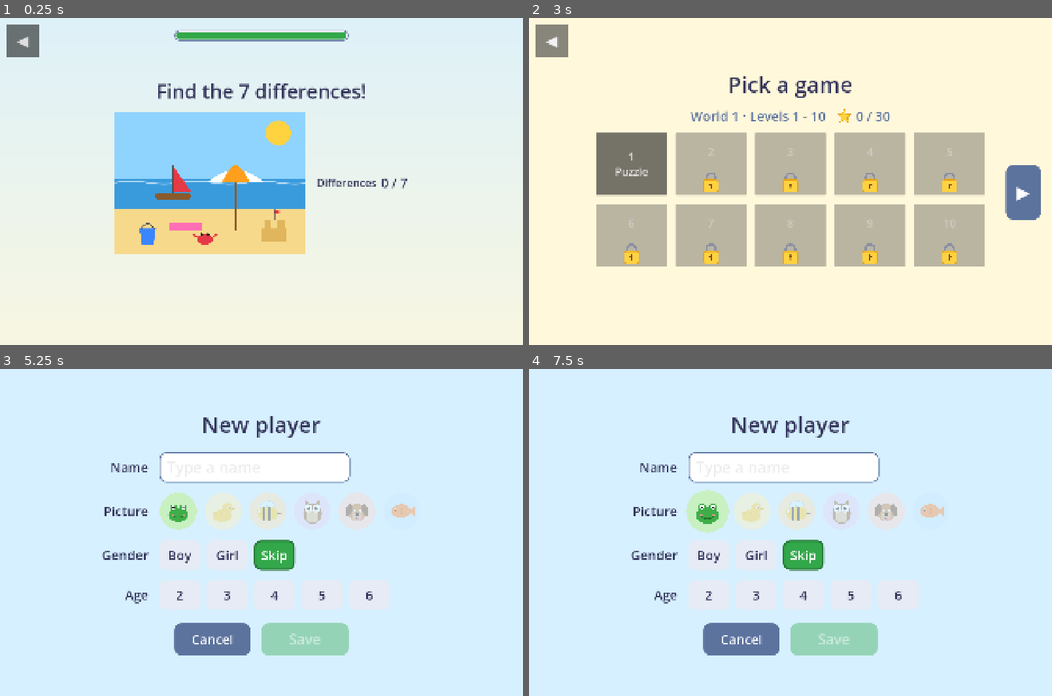
Above: before the commit, frames 1-4 (two rows, left to right).
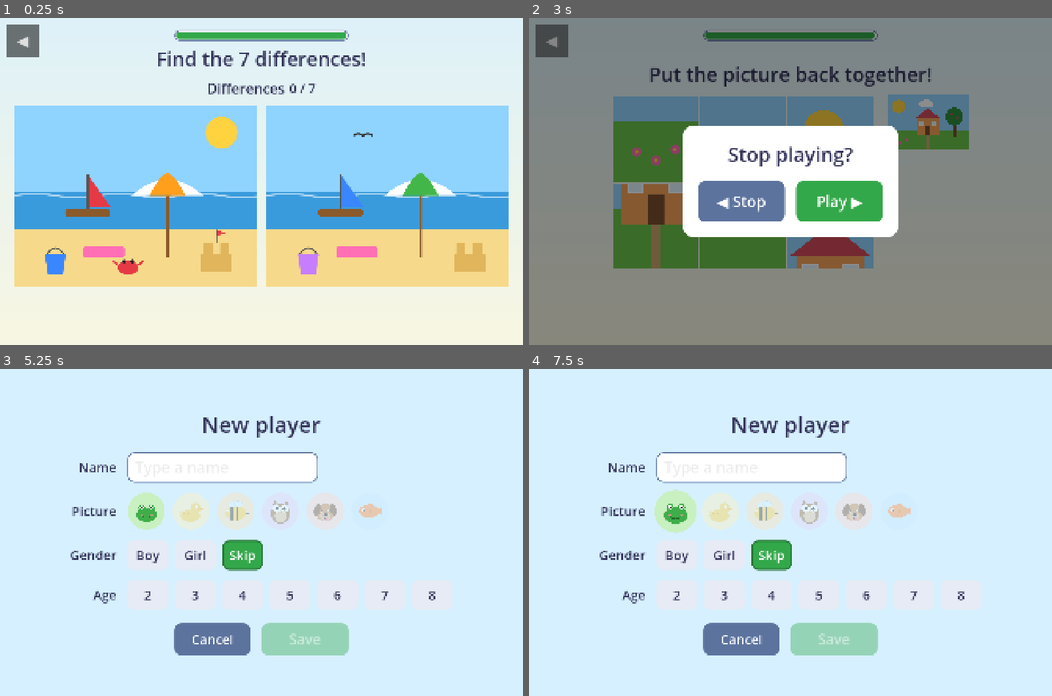
Above: after the commit, the same moments.

Repository: Joshua5689/kidzpuzzleapp
Game: Godot game, scene res://Scenes/Levels/Level29_BeachDifferences.tscn
Same seed, same stepped clock (60 frames per second), same inputs: the game is played once before the commit and once after it. This scene is started directly instead of the project's main scene.
Inputs (mouse positions are in pixels of both pictures, inside the frame that each line leads up to; where the layout moved, square brackets give the same spot in the first picture):
- Up to frame 1 (0.25 s): no input
- Up to frame 2 (3 s): click "◀" at 0.5 s; click (743, 201) at 1.25 s, where only the run after the commit has a clickable "◀ Stop"; click "1 Puzzle" at 2 s; click "◀" at 2.75 s
- Up to frame 3 (5.25 s): click (214, 552) at 3.5 s, where only the run after the commit has a clickable "◀ Stop"; click "◀" at 4.25 s; click (261, 558) at 5 s
- Up to frame 4 (7.5 s): click "Skip" at 5.75 s; click "Skip" at 6.5 s; click (675, 512) [706, 512] at 7.25 s

The runs differ from the first frame. In frame 1, 44% of the frame differs, in the area x 2-98%, y 10-83%; in frame 2, 100%, in the area x 0-100%, y 0-100%; in frame 3, 6.8%; in frame 4, 7.0%.

Commit message:
Kid-review fixes: gentler stars, 20-star world gate, Level 29, Android back
- Level 29: add the missing second beach picture (and fix its generator)
- Stars: default 3 stars <= 2 mistakes, 2 stars <= 5; hunt levels count
  every 3rd miss; memory only counts pairs the child had already seen
- Next world opens at 20 of 30 stars; low-star levels wobble and the page
  and score card say how many stars are missing
- Android back steps back a screen instead of quitting; in-level Back asks
  "Stop playing?" and pauses the timer
- Hunt/difference pictures scale up to fill the screen
- Level Select page remembered per player; hidden unlock shortcut removed
- Profiles take ages 2-8

Co-Authored-By: Claude Opus 5.5 <noreply@anthropic.com>

Diff:
--- a/Scenes/Levels/Level23_BigMemory.tscn
+++ b/Scenes/Levels/Level23_BigMemory.tscn
@@ -14,6 +14,4 @@
 card_faces = Array[Texture2D]([ExtResource("r2"), ExtResource("r3"), ExtResource("r4"), ExtResource("r5"), ExtResource("r6"), ExtResource("r7")])
 columns = 6
 card_size = Vector2(200, 240)
-three_star_max_mistakes = 6
-two_star_max_mistakes = 12
 time_limit = 120.0
--- a/Scenes/Levels/Level29_BeachDifferences.tscn
+++ b/Scenes/Levels/Level29_BeachDifferences.tscn
@@ -3,6 +3,7 @@
 [ext_resource type="PackedScene" path="res://Scenes/Mechanics/HiddenObjectHunt/HiddenObjectHuntLevel.tscn" id="1_base"]
 [ext_resource type="Script" path="res://Scenes/Mechanics/HiddenObjectHunt/Hotspot.gd" id="r2"]
 [ext_resource type="Texture2D" path="res://Assets/Images/World3/BeachA.svg" id="r3"]
+[ext_resource type="Texture2D" path="res://Assets/Images/World3/BeachB.svg" id="r4"]
 
 [node name="Level29_BeachDifferences" instance=ExtResource("1_base")]
 level_number = 29
@@ -12,6 +13,9 @@
 [node name="SceneImage" parent="Layout/PlayArea/Pictures" index="0"]
 custom_minimum_size = Vector2(700, 525)
 texture = ExtResource("r3")
+
+[node name="CompareImage" parent="Layout/PlayArea/Pictures" index="1"]
+texture = ExtResource("r4")
 
 [node name="Sun" type="ReferenceRect" parent="Layout/PlayArea/Pictures/SceneImage/Hotspots"]
 layout_mode = 0
--- a/Scenes/Levels/Level33_HugeMemory.tscn
+++ b/Scenes/Levels/Level33_HugeMemory.tscn
@@ -16,6 +16,6 @@
 card_faces = Array[Texture2D]([ExtResource("r2"), ExtResource("r3"), ExtResource("r4"), ExtResource("r5"), ExtResource("r6"), ExtResource("r7"), ExtResource("r8"), ExtResource("r9")])
 columns = 8
 card_size = Vector2(180, 215)
-three_star_max_mistakes = 8
-two_star_max_mistakes = 16
+three_star_max_mistakes = 4
+two_star_max_mistakes = 9
 time_limit = 150.0
--- a/Scenes/Mechanics/ConnectDots/ConnectDotsLevel.tscn
+++ b/Scenes/Mechanics/ConnectDots/ConnectDotsLevel.tscn
@@ -17,8 +17,8 @@
 grow_horizontal = 2
 grow_vertical = 2
 script = ExtResource("1_script")
-three_star_max_mistakes = 1
-two_star_max_mistakes = 4
+three_star_max_mistakes = 2
+two_star_max_mistakes = 5
 
 [node name="Background" type="TextureRect" parent="."]
 layout_mode = 1
--- a/Scenes/Mechanics/HiddenObjectHunt/HiddenObjectHuntLevel.gd
+++ b/Scenes/Mechanics/HiddenObjectHunt/HiddenObjectHuntLevel.gd
@@ -3,10 +3,17 @@
 ## Level scenes set the texture/size on SceneImage and add Hotspot nodes under
 ## SceneImage/Hotspots. Give CompareImage a texture to make it a spot-the-
 ## difference level: both pictures show side by side (same size) and a tap
-## on either one counts.
+## on either one counts. Pictures are scaled up at runtime to fill the
+## screen; hotspots are placed in the picture's own (custom_minimum_size)
+## coordinates and scaled with it.
 
 ## Extra forgiveness around each hotspot for small fingers.
 @export var touch_padding: float = 24.0
+## Taps that miss everything are normal exploring for small children, so
+## only every Nth miss counts as a mistake.
+@export var misses_per_mistake: int = 3
+## Never scale pictures up more than this.
+@export var max_picture_scale: float = 1.6
 ## Seconds without a find before a hint pulses over a hidden item. 0 = off.
 @export var hint_delay: float = 20.0
 @export var marker_color: Color = Color(0.95, 0.3, 0.2)
@@ -22,6 +29,7 @@
 ## category -> {"total": int, "found": int, "label": Label, "icon": Texture2D}
 var _categories: Dictionary = {}
 var _hint_timer: Timer
+var _misses := 0
 
 
 func _ready() -> void:
@@ -38,6 +46,7 @@
 		return
 
 	_build_targets_bar()
+	_fit_pictures()
 	scene_image.gui_input.connect(_on_picture_input.bind(scene_image))
 	compare_image.gui_input.connect(_on_picture_input.bind(compare_image))
 
@@ -47,6 +56,42 @@
 		_hint_timer.timeout.connect(_show_hint)
 		add_child(_hint_timer)
 		_hint_timer.start()
+
+
+## Makes the pictures as big as the screen allows. In spot-the-difference the
+## checklist moves above the pictures so two pictures get the full width.
+## Keeps the content clear of the timer bar at the top.
+func _fit_pictures() -> void:
+	var base_size := scene_image.custom_minimum_size
+	if base_size.x <= 0.0 or base_size.y <= 0.0:
+		return
+	var screen := get_viewport_rect().size
+	var layout: VBoxContainer = $Layout
+	var play_area: HBoxContainer = $Layout/PlayArea
+	var gap := float(layout.get_theme_constant("separation"))
+	var line := prompt_label.get_theme_font("font").get_height(prompt_label.get_theme_font_size("font_size"))
+	# Layout is centred vertically; leave ~100px clear at top (timer bar).
+	var height := screen.y - 200.0 - line - feedback_label.custom_minimum_size.y - 2.0 * gap
+	var width := screen.x - layout.offset_left + layout.offset_right
+	if compare_image.visible:
+		play_area.remove_child(targets_bar)
+		layout.add_child(targets_bar)
+		layout.move_child(targets_bar, prompt_label.get_index() + 1)
+		for row in targets_bar.get_children():
+			row.alignment = BoxContainer.ALIGNMENT_CENTER
+		height -= targets_bar.get_combined_minimum_size().y + gap
+		var pictures: HBoxContainer = $Layout/PlayArea/Pictures
+		width = (width - float(pictures.get_theme_constant("separation"))) / 2.0
+	else:
+		width -= maxf(targets_bar.custom_minimum_size.x, targets_bar.get_combined_minimum_size().x) 			+ float(play_area.get_theme_constant("separation"))
+	var k := minf(minf(width / base_size.x, height / base_size.y), max_picture_scale)
+	if k <= 1.0:
+		return
+	scene_image.custom_minimum_size = (base_size * k).floor()
+	compare_image.custom_minimum_size = scene_image.custom_minimum_size
+	for spot in _hotspots:
+		spot.position *= k
+		spot.size *= k
 
 
 func _build_targets_bar() -> void:
@@ -68,7 +113,7 @@
 			icon.stretch_mode = TextureRect.STRETCH_KEEP_ASPECT_CENTERED
 			row.add_child(icon)
 		else:
-			row.add_child(_make_label(category, 40))
+			row.add_child(_make_label(category, 52))
 		var count_label := _make_label("", 48)
 		row.add_child(count_label)
 		entry["label"] = count_label
@@ -158,9 +203,11 @@
 	tween.tween_property(ripple, "scale", Vector2(1.6, 1.6), 0.4)
 	tween.tween_property(ripple, "modulate:a", 0.0, 0.4)
 	tween.chain().tween_callback(ripple.queue_free)
-	# Misses cost stars but get a soft tap, not the "wrong" sound: random
-	# exploring taps are normal here.
-	record_mistake()
+	# A soft tap, not the "wrong" sound: random exploring taps are normal
+	# here, so only every few misses cost anything.
+	_misses += 1
+	if _misses % maxi(1, misses_per_mistake) == 0:
+		record_mistake()
 	play_sound(tap_sound)
 
 
--- a/Scenes/Mechanics/MemoryMatch/MemoryMatchLevel.gd
+++ b/Scenes/Mechanics/MemoryMatch/MemoryMatchLevel.gd
@@ -1,8 +1,9 @@
 extends MechanicLevel
 ## MemoryMatch mechanic: cards lie face down; tap two to flip them. A matching
 ## pair stays face up, otherwise both flip back. Every face in `card_faces`
-## appears twice, shuffled. Mismatches cost stars (quietly — forgetting is
-## part of the game).
+## appears twice, shuffled. A mismatch only costs a star (quietly) when the
+## child had already seen where the first card's partner was: turning cards
+## over to find out what's there is the game, not a mistake.
 
 @export var card_faces: Array[Texture2D] = []
 @export var columns: int = 4
@@ -17,6 +18,8 @@
 var _face_up: Array[Button] = []
 var _matched := 0
 var _busy := false
+## Cards that have been face up at least once.
+var _seen := {}
 
 
 func _ready() -> void:
@@ -81,7 +84,11 @@
 	_flip(card, true)
 	_face_up.append(card)
 	if _face_up.size() < 2:
+		# Remember now whether this card's partner was already known.
+		card.set_meta("partner_known", _cards.any(func(c): return c != card and _seen.has(c) and c.get_meta("face") == card.get_meta("face")))
+		_seen[card] = true
 		return
+	_seen[card] = true
 
 	var first := _face_up[0]
 	var second := _face_up[1]
@@ -100,7 +107,8 @@
 			else:
 				play_sound(correct_sound))
 	else:
-		record_mistake()
+		if first.get_meta("partner_known", false):
+			record_mistake()
 		_busy = true
 		var tween := create_tween()
 		tween.tween_interval(mismatch_delay)
--- a/Scenes/Mechanics/PictureSudoku/PictureSudokuLevel.tscn
+++ b/Scenes/Mechanics/PictureSudoku/PictureSudokuLevel.tscn
@@ -17,8 +17,8 @@
 grow_horizontal = 2
 grow_vertical = 2
 script = ExtResource("1_script")
-three_star_max_mistakes = 1
-two_star_max_mistakes = 4
+three_star_max_mistakes = 2
+two_star_max_mistakes = 5
 
 [node name="Background" type="TextureRect" parent="."]
 layout_mode = 1
--- a/Scenes/Mechanics/SequenceMemory/SequenceMemoryLevel.tscn
+++ b/Scenes/Mechanics/SequenceMemory/SequenceMemoryLevel.tscn
@@ -17,8 +17,8 @@
 grow_horizontal = 2
 grow_vertical = 2
 script = ExtResource("1_script")
-three_star_max_mistakes = 0
-two_star_max_mistakes = 2
+three_star_max_mistakes = 1
+two_star_max_mistakes = 4
 
 [node name="Background" type="TextureRect" parent="."]
 layout_mode = 1
--- a/Scenes/UI/LevelSelect.gd
+++ b/Scenes/UI/LevelSelect.gd
@@ -1,16 +1,17 @@
 extends Control
 ## One page per world (GameManager.WORLD_SIZE levels): a button per level with
 ## its best stars, the world's star total, and — for a locked world — how many
-## stars are still needed to open it.
+## stars are still needed to open it. When a world is finished but the next
+## one is still locked, levels without 3 stars wobble to say "play me again".
 
 const STAR_TEXTURE: Texture2D = preload("res://Assets/Images/UI/Star.svg")
 const LOCK_TEXTURE: Texture2D = preload("res://Assets/Images/UI/Lock.svg")
 const MISSED_STAR_COLOR := Color(0.3, 0.3, 0.35, 0.35)
-## Holding the title this long toggles "open everything" for this session.
-const TESTING_UNLOCK_HOLD := 3.0
 
-## Remembered while the app runs, so coming back from a level keeps the page.
+## Remembered while the app runs, so coming back from a level keeps the page
+## (but only for the same player: a new player starts where they are).
 static var _page := -1
+static var _page_player := ""
 
 @onready var title_label: Label = $Layout/TitleLabel
 @onready var page_label: Label = $Layout/WorldRow/PageLabel
@@ -21,8 +22,6 @@
 @onready var prev_page_button: Button = $PrevPageButton
 @onready var next_page_button: Button = $NextPageButton
 
-var _hold_timer: SceneTreeTimer
-
 
 func _ready() -> void:
 	back_button.pressed.connect(GameManager.go_to_main_menu)
@@ -30,11 +29,9 @@
 	UiStyle.style_button(next_page_button, UiStyle.MUTED_COLOR, 64)
 	prev_page_button.pressed.connect(func(): show_page(_page - 1))
 	next_page_button.pressed.connect(func(): show_page(_page + 1))
-	title_label.gui_input.connect(_on_title_input)
-	if GameManager.unlock_all_this_session:
-		title_label.text = "All levels open (testing)"
-	if _page < 0:
+	if _page < 0 or _page_player != ProfileManager.current_id:
 		_page = GameManager.world_of(_first_playable_unfinished_level())
+		_page_player = ProfileManager.current_id
 	show_page(_page)
 
 
@@ -50,13 +47,41 @@
 
 	page_label.text = "World %d · Levels %d - %d  " % [_page + 1, first, last]
 	stars_label.text = "%d / %d" % [GameManager.world_stars(_page), (last - first + 1) * 3]
-	if GameManager.is_world_open(_page):
+	if not GameManager.is_world_open(_page):
+		locked_label.text = "Win %d more stars in World %d to open World %d!" % [
+			GameManager.STARS_TO_OPEN_NEXT_WORLD - GameManager.world_stars(_page - 1), _page, _page + 1]
+	elif needs_more_stars(_page):
+		locked_label.text = "Play the wobbly games again to win %d more stars and open World %d!" % [
+			GameManager.STARS_TO_OPEN_NEXT_WORLD - GameManager.world_stars(_page), _page + 2]
+		for n in range(first, last + 1):
+			if GameManager.stars_for(n) < 3:
+				_wobble(levels_grid.get_node("Level%02dButton" % n))
+	else:
 		locked_label.text = ""
-	else:
-		locked_label.text = "Collect %d stars in World %d to open World %d. You have %d." % [
-			GameManager.STARS_TO_OPEN_NEXT_WORLD, _page, _page + 1, GameManager.world_stars(_page - 1)]
 	prev_page_button.visible = _page > 0
 	next_page_button.visible = _page < GameManager.world_count() - 1
+
+
+## True when every level of an open world is done but there aren't enough
+## stars yet to open the next world.
+func needs_more_stars(world: int) -> bool:
+	if world + 1 >= GameManager.world_count() or GameManager.is_world_open(world + 1):
+		return false
+	var first := world * GameManager.WORLD_SIZE + 1
+	for n in range(first, mini(first + GameManager.WORLD_SIZE, GameManager.level_count() + 1)):
+		if not GameManager.is_completed(n):
+			return false
+	return true
+
+
+## Gentle side-to-side rock, repeating, with a pause so it reads as a nudge.
+func _wobble(button: Control) -> void:
+	button.set_meta("wobble", true)
+	button.resized.connect(func(): button.pivot_offset = button.size / 2.0)
+	var tween := button.create_tween().set_loops()
+	tween.tween_interval(0.6)
+	for angle in [-0.06, 0.06, -0.04, 0.04, 0.0]:
+		tween.tween_property(button, "rotation", angle, 0.09)
 
 
 ## The first unlocked level not finished yet, so the screen opens where the
@@ -121,24 +146,3 @@
 			star.modulate = MISSED_STAR_COLOR
 		row.add_child(star)
 	return row
-
-
-## Testing shortcut for grown-ups: hold the title to open every level until
-## the app is closed. Children are unlikely to find it; nothing is saved.
-func _on_title_input(event: InputEvent) -> void:
-	if not (event is InputEventMouseButton and event.button_index == MOUSE_BUTTON_LEFT):
-		return
-	if event.pressed:
-		_hold_timer = get_tree().create_timer(TESTING_UNLOCK_HOLD)
-		_hold_timer.timeout.connect(_toggle_testing_unlock.bind(_hold_timer))
-	else:
-		_hold_timer = null
-
-
-func _toggle_testing_unlock(timer: SceneTreeTimer) -> void:
-	if timer != _hold_timer:
-		return
-	GameManager.unlock_all_this_session = not GameManager.unlock_all_this_session
-	title_label.text = "All levels open (testing)" if GameManager.unlock_all_this_session else "Pick a game"
-	MusicPlayer.play_ui_sound()
-	show_page(_page)
--- a/Scenes/UI/ScoreCard.gd
+++ b/Scenes/UI/ScoreCard.gd
@@ -64,20 +64,26 @@
 			.set_trans(Tween.TRANS_BACK).set_ease(Tween.EASE_OUT)
 
 
-## After the last level of a world: if the next world is still locked, say how
-## many stars are needed and hide Next (there's nowhere to go yet).
+## Once every level of the world is done but the next world is still locked
+## (also when replaying for more stars), say how many stars are missing. After
+## the world's last level Next is hidden too: there's nowhere to go yet.
 func _explain_locked_next_world(level_number: int) -> void:
-	var next := level_number + 1
-	if level_number <= 0 or not GameManager.level_exists(next) or GameManager.is_unlocked(next):
-		return
-	if GameManager.world_of(next) == GameManager.world_of(level_number):
+	if level_number <= 0:
 		return
 	var world := GameManager.world_of(level_number)
+	if world + 1 >= GameManager.world_count() or GameManager.is_world_open(world + 1):
+		return
+	var first := world * GameManager.WORLD_SIZE + 1
+	for n in range(first, first + GameManager.WORLD_SIZE):
+		if GameManager.level_exists(n) and not GameManager.is_completed(n):
+			return
 	var missing := GameManager.STARS_TO_OPEN_NEXT_WORLD - GameManager.world_stars(world)
 	hint_label.text = "Get %d more %s in World %d to open World %d!" % [
 		missing, "star" if missing == 1 else "stars", world + 1, world + 2]
 	hint_label.visible = true
-	next_button.visible = false
+	var next := level_number + 1
+	if not GameManager.level_exists(next) or not GameManager.is_unlocked(next):
+		next_button.visible = false
 
 
 func _on_next_pressed() -> void:
--- a/Scripts/Autoload/GameManager.gd
+++ b/Scripts/Autoload/GameManager.gd
@@ -68,13 +68,14 @@
 ## unlock one after another; the next world opens once the player has at
 ## least STARS_TO_OPEN_NEXT_WORLD stars from the world before it.
 const WORLD_SIZE := 10
-const STARS_TO_OPEN_NEXT_WORLD := 25
+## 20 of 30 is two stars a level on average: reachable for a 5-year-old.
+const STARS_TO_OPEN_NEXT_WORLD := 20
 
 ## Development switch: true opens every level regardless of the rules above.
 const UNLOCK_ALL_LEVELS := false
 
-## Session-only override for testing on a device (see LevelSelect: hold the
-## title for 3 seconds). Never saved.
+## Session-only override for test scripts. There is deliberately no way to
+## turn it on from inside the app. Never saved.
 var unlock_all_this_session := false
 
 signal level_completed(level_number: int, stars: int)
@@ -87,6 +88,31 @@
 func _ready() -> void:
 	ProfileManager.profile_changed.connect(_load_progress)
 	_load_progress()
+
+
+## Android back gesture/button (project setting quit_on_go_back is off, so
+## the app no longer closes by accident): step back one screen instead.
+func _notification(what: int) -> void:
+	if what == NOTIFICATION_WM_GO_BACK_REQUEST:
+		# Deferred: the notification arrives while the tree is busy.
+		go_back.call_deferred()
+
+
+func go_back() -> void:
+	var scene := get_tree().current_scene
+	if scene == null:
+		return
+	if scene.has_method("go_back"):
+		scene.go_back()
+		return
+	match scene.scene_file_path:
+		LEVEL_SELECT_SCENE, CELEBRATION_SCENE:
+			go_to_main_menu()
+		MAIN_MENU_SCENE, PROFILE_EDIT_SCENE:
+			go_to_profile_select()
+		_:
+			# First screens (splash, "Who's playing?"): leave the app.
+			get_tree().quit()
 
 
 func level_count() -> int:
--- a/Scripts/Autoload/ProfileManager.gd
+++ b/Scripts/Autoload/ProfileManager.gd
@@ -10,7 +10,7 @@
 const MAX_PROFILES := 6
 const MAX_NAME_LENGTH := 12
 const MIN_AGE := 2
-const MAX_AGE := 6
+const MAX_AGE := 8
 
 ## Avatar id -> picture shown on the profile card.
 const AVATARS := {
--- a/Scripts/MechanicLevel.gd
+++ b/Scripts/MechanicLevel.gd
@@ -27,10 +27,11 @@
 @export var success_sound: AudioStream
 @export var tap_sound: AudioStream
 @export_group("Stars")
-## Up to this many mistakes still earns 3 stars.
-@export var three_star_max_mistakes: int = 0
+## Up to this many mistakes still earns 3 stars. Kept forgiving: young
+## children explore by tapping, and one slip shouldn't cost a star.
+@export var three_star_max_mistakes: int = 2
 ## Up to this many mistakes earns 2 stars; more earns 1.
-@export var two_star_max_mistakes: int = 2
+@export var two_star_max_mistakes: int = 5
 @export_group("Timer")
 ## Seconds to finish for full stars; 0 = no timer. When time runs out the
 ## child keeps playing, but can earn at most 1 star.
@@ -50,13 +51,15 @@
 var _timer_fill: Panel
 var _timer_back: Panel
 var _pulse: Tween
+## "Stop playing?" overlay shown by the Back button / Android back.
+var _leave_confirm: Control
 
 
 func _ready() -> void:
 	if prompt_text != "":
 		prompt_label.text = prompt_text
 	feedback_label.text = ""
-	back_button.pressed.connect(GameManager.go_to_level_select)
+	back_button.pressed.connect(go_back)
 	if correct_sound == null:
 		correct_sound = DEFAULT_CORRECT_SOUND
 	if wrong_sound == null:
@@ -71,7 +74,7 @@
 
 
 func _process(delta: float) -> void:
-	if is_finished or time_up:
+	if is_finished or time_up or is_leave_confirm_open():
 		return
 	elapsed += delta
 	var left := clampf(1.0 - elapsed / time_limit, 0.0, 1.0)
@@ -88,6 +91,80 @@
 	_set_fill_colour(colour)
 	if left <= 0.0:
 		_on_time_up()
+
+
+## Back button and Android back: once the level is done just leave; while
+## playing, ask first so a stray tap doesn't throw the game away. Pressing
+## back again while asking means "keep playing".
+func go_back() -> void:
+	if is_finished:
+		GameManager.go_to_level_select()
+	elif is_leave_confirm_open():
+		_close_leave_confirm()
+	else:
+		_open_leave_confirm()
+
+
+func is_leave_confirm_open() -> bool:
+	return _leave_confirm != null and _leave_confirm.visible
+
+
+func _open_leave_confirm() -> void:
+	if _leave_confirm == null:
+		_leave_confirm = _build_leave_confirm()
+		add_child(_leave_confirm)
+	_leave_confirm.move_to_front()
+	_leave_confirm.visible = true
+	play_sound(tap_sound)
+
+
+func _close_leave_confirm() -> void:
+	_leave_confirm.visible = false
+
+
+func _build_leave_confirm() -> Control:
+	var overlay := ColorRect.new()
+	overlay.name = "LeaveConfirm"
+	overlay.color = Color(0, 0, 0, 0.45)
+	overlay.mouse_filter = Control.MOUSE_FILTER_STOP
+	overlay.set_anchors_and_offsets_preset(Control.PRESET_FULL_RECT)
+	var center := CenterContainer.new()
+	center.set_anchors_and_offsets_preset(Control.PRESET_FULL_RECT)
+	overlay.add_child(center)
+	var card := PanelContainer.new()
+	card.add_theme_stylebox_override("panel", UiStyle.rounded(Color.WHITE, 40))
+	center.add_child(card)
+	var margin := MarginContainer.new()
+	for side in ["left", "right", "top", "bottom"]:
+		margin.add_theme_constant_override("margin_" + side, 56)
+	card.add_child(margin)
+	var column := VBoxContainer.new()
+	column.add_theme_constant_override("separation", 48)
+	margin.add_child(column)
+	var label := Label.new()
+	label.text = "Stop playing?"
+	label.horizontal_alignment = HORIZONTAL_ALIGNMENT_CENTER
+	label.add_theme_font_size_override("font_size", 72)
+	label.add_theme_color_override("font_color", UiStyle.TEXT_COLOR)
+	column.add_child(label)
+	var buttons := HBoxContainer.new()
+	buttons.add_theme_constant_override("separation", 40)
+	column.add_child(buttons)
+	var stop := Button.new()
+	stop.name = "StopButton"
+	stop.text = "◀ Stop"
+	stop.custom_minimum_size = Vector2(320, 150)
+	UiStyle.style_button(stop, UiStyle.MUTED_COLOR, 56)
+	stop.pressed.connect(GameManager.go_to_level_select)
+	buttons.add_child(stop)
+	var keep := Button.new()
+	keep.name = "KeepPlayingButton"
+	keep.text = "Play ▶"
+	keep.custom_minimum_size = Vector2(320, 150)
+	UiStyle.style_button(keep, UiStyle.GO_COLOR, 56)
+	keep.pressed.connect(_close_leave_confirm)
+	buttons.add_child(keep)
+	return overlay
 
 
 ## True if the level has a timer and was finished before it ran out.
--- a/project.godot
+++ b/project.godot
@@ -12,6 +12,7 @@
 
 config/name="Doodle Bee - Puzzle and Play"
 run/main_scene="res://Scenes/UI/Splash.tscn"
+config/quit_on_go_back=false
 config/use_custom_user_dir=true
 config/custom_user_dir_name="DoodleBee"
 config/features=PackedStringArray("4.7", "Mobile")
Not shown, changed: CLAUDE.md
